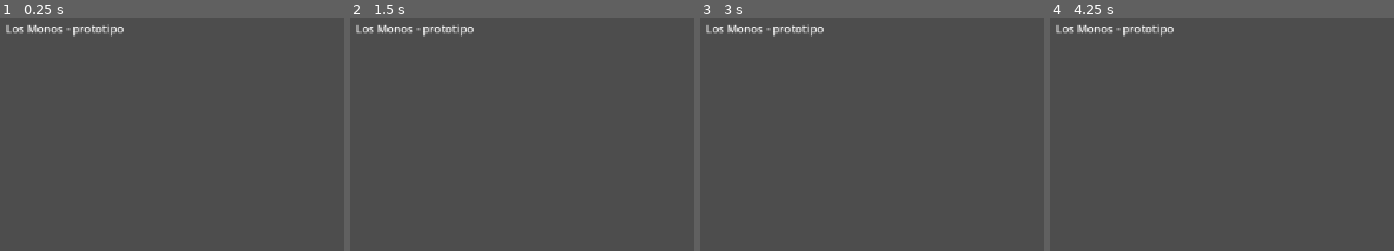
Above: before the commit, frames 1-4 (left to right).
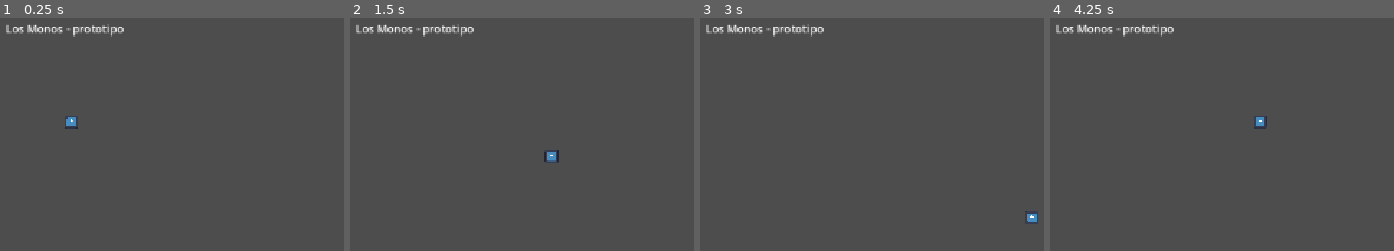
Above: after the commit, the same moments.

Repository: l0sm0n0s/losmonos-game
Game: Godot game, scene res://scenes/main/Main.tscn
Same seed, same stepped clock (60 frames per second), same inputs: the game is played once before the commit and once after it. The engine's default icon, where the game draws it, is replaced by a stand-in: a white triangle on a blue panel in a dark square.
Inputs:
- Up to frame 1 (0.25 s): no input
- Up to frame 2 (1.5 s): tap Enter at 0.5 s; hold Right (ui_right) 0.53-1.28 s; hold Down (ui_down) from 1.28 s (still down)
- Up to frame 3 (3 s): release Down (ui_down) at 2.03 s; hold Right (ui_right) 2.03-2.78 s; tap Space at 2.75 s; hold Up (ui_up) from 2.78 s (still down)
- Up to frame 4 (4.25 s): release Up (ui_up) at 3.53 s; hold Left (ui_left) from 3.53 s (still down)

The runs differ from the first frame. In frame 1, 0.1% of the frame differs, in the area x 18-23%, y 42-48%; in frame 2, 0.2%, in the area x 56-61%, y 56-62%; in frame 3, 0.1%; in frame 4, 0.1%.

Commit message:
agg script to movement

Diff:
--- a/scenes/main/Main.tscn
+++ b/scenes/main/Main.tscn
@@ -1,4 +1,6 @@
 [gd_scene format=3 uid="uid://bu2vv3yqmmmxr"]
+
+[ext_resource type="PackedScene" uid="uid://bqwy8c2611og0" path="res://scenes/player/Player.tscn" id="1_u1xfj"]
 
 [node name="Main" type="Node2D" unique_id=415157045]
 
@@ -8,3 +10,6 @@
 offset_right = 702.0
 offset_bottom = 339.0
 text = "Los Monos - prototipo"
+
+[node name="Player" parent="." unique_id=1605815468 instance=ExtResource("1_u1xfj")]
+position = Vector2(627, 462)
--- a/scenes/player/Player.tscn
+++ b/scenes/player/Player.tscn
@@ -1,11 +1,13 @@
 [gd_scene format=3 uid="uid://bqwy8c2611og0"]
 
+[ext_resource type="Script" uid="uid://dnr7xip4n2s3j" path="res://scripts/player/player.gd" id="1_gfjak"]
 [ext_resource type="Texture2D" uid="uid://dm4jyn4w6vvcg" path="res://icon.svg" id="1_wr5hl"]
 
 [sub_resource type="RectangleShape2D" id="RectangleShape2D_7wsf3"]
 
 [node name="Player" type="CharacterBody2D" unique_id=1605815468]
 position = Vector2(2, -8)
+script = ExtResource("1_gfjak")
 
 [node name="Sprite2D" type="Sprite2D" parent="." unique_id=483877966]
 scale = Vector2(0.15, 0.15)
--- /dev/null
+++ b/scripts/player/player.gd
@@ -0,0 +1,15 @@
+extends CharacterBody2D
+
+@export var speed: float = 250.0
+
+
+func _physics_process(_delta: float) -> void:
+	var direction := Input.get_vector(
+		"ui_left",
+		"ui_right",
+		"ui_up",
+		"ui_down"
+	)
+
+	velocity = direction * speed
+	move_and_slide()
Not shown, added: scripts/player/player.gd.uid
